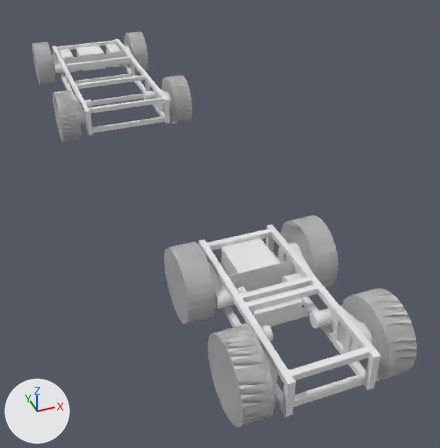
The Blender file design.blend: old version first, new version second.
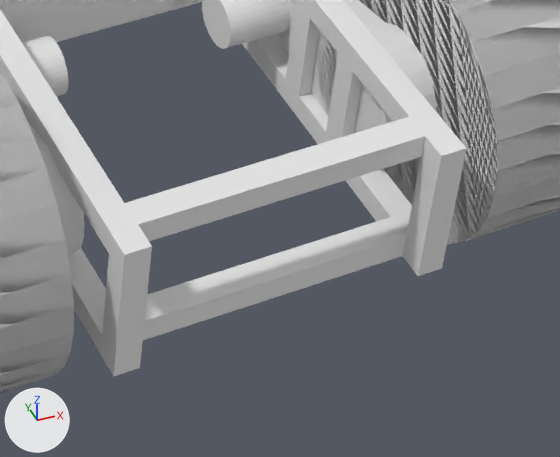
The first picture shows the older version from a camera (50 mm lens) standing at (-0.46, 1.51, 0.97) and looking at (0.33, 3.54, -0.48). The close-ups show both versions on the part from 58% to 92% of the width and 70% to 98% of the height of that picture; other places that the commit changed are outside them. The lights are fixed; the arrows at lower left show +X, +Y and +Z.
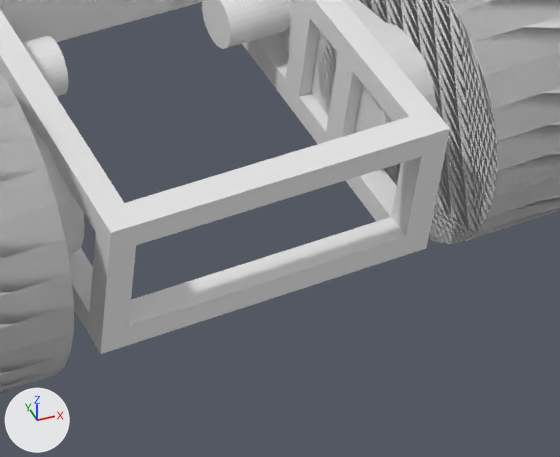
Where the change shows, as pixel boxes [x1, y1, x2, y2] in the close-ups (560 x 457 px):
'Cube.013', moved, rescaled: before [403, 129, 466, 276]; after [89, 234, 136, 335]
'Cube.014', moved, rescaled (not visible afterwards): before [101, 225, 152, 377]
'Cube.015', moved (not visible before): after [391, 149, 446, 237]

The change, as a diff of the scene's bpy script:
```diff
--- a/design.blend.py
+++ b/design.blend.py
@@ ob_cube_013 @@
 ob_cube_013 = bpy.data.objects.new('Cube.013', me_cube_066)
-ob_cube_013.location = (0.311, 2.401, -0.223)
-ob_cube_013.scale = (0.01, 0.01, 0.06)
+ob_cube_013.location = (0.071, 2.421, -0.223)
+ob_cube_013.scale = (0.01, 0.01, 0.04)
@@ ob_cube_014 @@
 ob_cube_014 = bpy.data.objects.new('Cube.014', me_cube_067)
-ob_cube_014.location = (0.071, 2.401, -0.223)
-ob_cube_014.scale = (0.01, 0.01, 0.06)
+ob_cube_014.location = (-0.069, 4.221, -0.223)
+ob_cube_014.scale = (0.01, 0.01, 0.04)
@@ ob_cube_015 @@
 ob_cube_015 = bpy.data.objects.new('Cube.015', me_cube_068)
-ob_cube_015.location = (0.071, 3.021, -0.223)
+ob_cube_015.location = (0.311, 2.421, -0.223)
 ob_cube_015.scale = (0.01, 0.01, 0.06)
```
